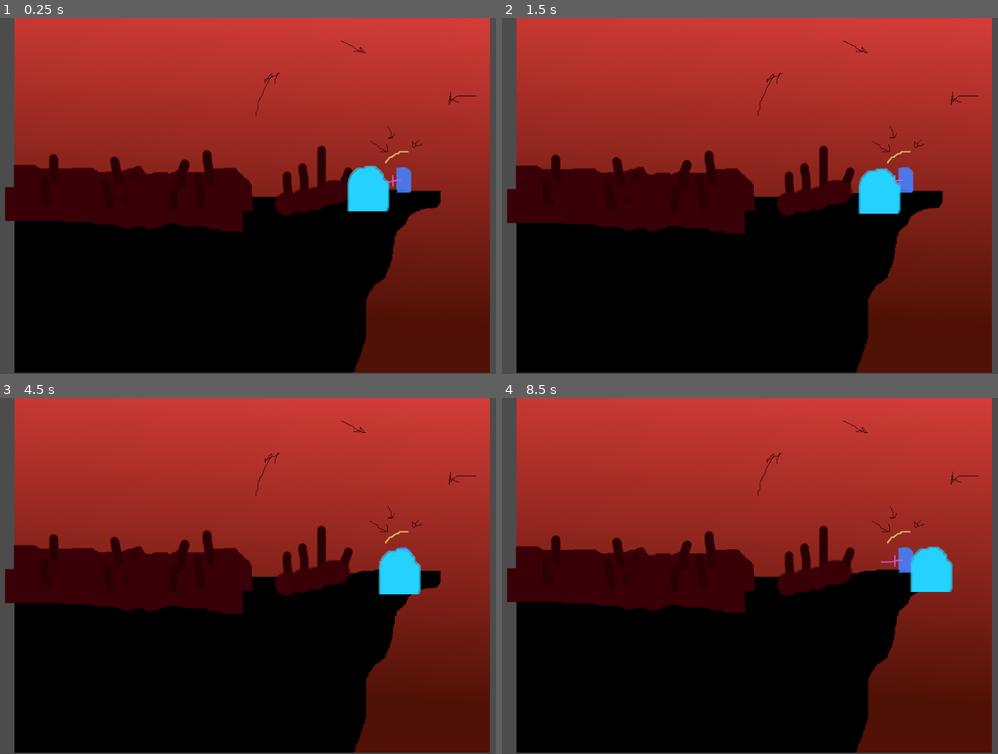
Above: before the commit, frames 1-4 (two rows, left to right).
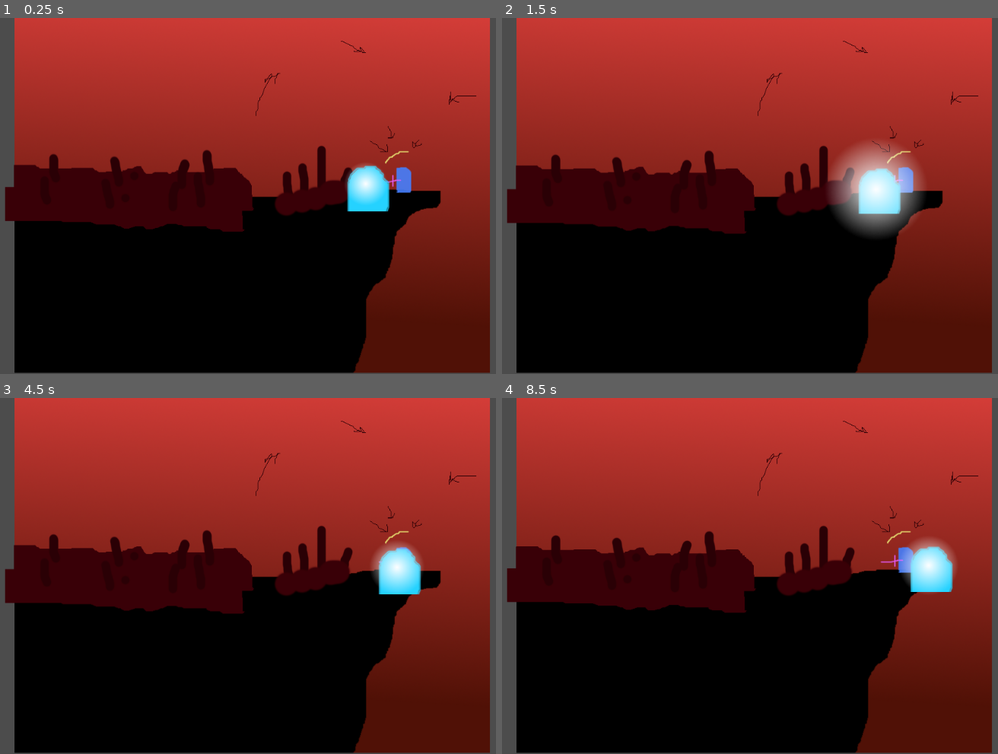
Above: after the commit, the same moments.

Repository: dannytaylor/ld50
Game: Godot game, scene res://300/Game.tscn
Two runs of this game, one before a commit and one after it. Both use one fixed random seed, a clock stepped at 60 frames per second and the inputs below.
Inputs (mouse positions are in pixels of both pictures, inside the frame that each line leads up to):
- Up to frame 1 (0.25 s): no input
- Up to frame 2 (1.5 s): tap Enter at 0.5 s; move the mouse to (869, 178) at 0.52 s; press the mouse at (869, 178) at 0.53 s; right-click (869, 178) at 0.8 s; move the mouse to (616, 213) at 1.27 s; release the mouse at (616, 213) at 1.28 s; right-click (616, 213) at 1.35 s
- Up to frame 3 (4.5 s): click (114, 593) at 1.55 s; move the mouse to (297, 497) at 2.02 s; press the mouse at (297, 497) at 2.03 s; right-click (297, 497) at 2.3 s; move the mouse to (203, 647) at 2.77 s; release the mouse at (203, 647) at 2.78 s; right-click (203, 647) at 2.85 s; click (203, 647) at 3.05 s; move the mouse to (416, 629) at 3.52 s; press the mouse at (416, 629) at 3.53 s; right-click (416, 629) at 3.8 s; move the mouse to (54, 522) at 4.27 s; release the mouse at (54, 522) at 4.28 s; right-click (54, 522) at 4.35 s
- Up to frame 4 (8.5 s): click (556, 522) at 4.55 s; move the mouse to (769, 576) at 5.02 s; press the mouse at (769, 576) at 5.03 s; right-click (769, 576) at 5.3 s; move the mouse to (645, 487) at 5.77 s; release the mouse at (645, 487) at 5.78 s; right-click (645, 487) at 5.85 s; click (645, 487) at 6.05 s; move the mouse to (869, 558) at 6.52 s; press the mouse at (869, 558) at 6.53 s; right-click (869, 558) at 6.8 s; move the mouse to (616, 593) at 7.27 s; release the mouse at (616, 593) at 7.28 s; right-click (616, 593) at 7.35 s; click (616, 593) at 7.55 s; move the mouse to (799, 497) at 8.02 s; press the mouse at (799, 497) at 8.03 s; right-click (799, 497) at 8.3 s

The runs differ from the first frame. In frame 1, 0.7% of the frame differs, in the area x 69-78%, y 41-52%; in frame 2, 3.8%, in the area x 65-85%, y 35-62%; in frame 3, 1.1%; in frame 4, 1.2%.

Commit message:
Adding special attack and stamina

Diff:
--- a/project/300/Game.tscn
+++ b/project/300/Game.tscn
@@ -9,6 +9,7 @@
 [ext_resource path="res://300/player.png" type="Texture" id=7]
 [ext_resource path="res://300/sword.png" type="Texture" id=8]
 [ext_resource path="res://300/Game.gd" type="Script" id=9]
+[ext_resource path="res://300/special.png" type="Texture" id=10]
 
 [sub_resource type="Curve2D" id=2]
 _data = {
@@ -24,6 +25,8 @@
 
 [sub_resource type="RectangleShape2D" id=4]
 extents = Vector2( 50, 10 )
+
+[sub_resource type="CircleShape2D" id=5]
 
 [node name="Game" type="Node2D"]
 script = ExtResource( 9 )
@@ -87,5 +90,20 @@
 position = Vector2( -56, 16 )
 shape = SubResource( 4 )
 
+[node name="Special" type="Area2D" parent="PlayerPath/Player"]
+collision_layer = 8
+collision_mask = 2
+monitoring = false
+monitorable = false
+
+[node name="CollisionShape2D" type="CollisionShape2D" parent="PlayerPath/Player/Special"]
+shape = SubResource( 5 )
+
+[node name="Sprite" type="Sprite" parent="PlayerPath/Player/Special"]
+texture = ExtResource( 10 )
+
+[node name="Tween" type="Tween" parent="PlayerPath/Player/Special"]
+
 [connection signal="area_entered" from="PlayerPath/Player/Hurtbox" to="PlayerPath/Player" method="_on_Hurtbox_area_entered"]
 [connection signal="area_entered" from="PlayerPath/Player/Sword" to="PlayerPath/Player" method="_on_Sword_area_entered"]
+[connection signal="area_entered" from="PlayerPath/Player/Special" to="PlayerPath/Player" method="_on_Special_area_entered"]
--- a/project/300/Player.gd
+++ b/project/300/Player.gd
@@ -5,9 +5,18 @@
 var speed = -1
 var direction = -1
 onready var timer = $Timer
-export(float) var attack_delay = 1
-export(float) var attack_duration = 0.25
-var cant_attack = false
+
+export(float) var max_stamina = 100
+var stamina = max_stamina
+var exhausted = false
+export(float) var attack_duration = 0.2
+export(float) var stamina_regen = 30  # Per second
+export(float) var attack_cost = 10
+var attack_lock = Mutex.new()
+
+export(float) var special_cost = 100
+export(Vector2) var special_size = Vector2(1, 3)
+export(float) var special_duration = 1
 
 onready var game = $"../../"
 
@@ -20,11 +29,23 @@
 	direction *= -1
 	speed = direction * ((randf() * (movespeed.y - movespeed.x)) + movespeed.x)
 
+func spend_stamina(amount):
+	stamina = max(0, stamina-amount)
+	if stamina == 0:
+		exhausted = true
+
 func attack():
 
-	if cant_attack:
+	# Eat some stamina
+	if exhausted:
 		return
-	cant_attack = true
+
+	spend_stamina(attack_cost)
+
+	# Only let one thread handle the attack, but we can exteend it!
+	if attack_lock.try_lock() == ERR_BUSY:
+		timer.time_left = attack_duration
+		return
 
 	#Spawn the sword and start a timer
 	$Sword.monitoring = true
@@ -32,23 +53,46 @@
 	timer.start(attack_duration)
 	yield(timer, "timeout")
 
+	# Attack is done
 	$Sword.monitoring = false
 	$Sword.visible = false
-	timer.start(attack_delay)
-	yield(timer, "timeout")
+	attack_lock.unlock()
 
-	cant_attack = false
+func special():
+
+	if exhausted:
+		return
+
+	spend_stamina(special_cost)
+
+	$Special.monitoring = true
+	$Special.visible = true
+	$Special/Tween.interpolate_property($Special, "scale", Vector2(special_size.x, special_size.x), Vector2(special_size.y, special_size.y), special_duration, Tween.TRANS_LINEAR, Tween.EASE_OUT)
+	$Special/Tween.start()
+	yield($Special/Tween, "tween_all_completed")
+
+	$Special.monitoring = false
+	$Special.visible = false
+
+
 
 # Called every frame. 'delta' is the elapsed time since the previous frame.
 func _process(delta):
+
+		# Recover stamina
+		stamina = min(stamina + stamina_regen*delta, max_stamina)
+		if exhausted and stamina == max_stamina:
+			exhausted = false
 
 		offset += speed * delta
 		if unit_offset >= 1 || unit_offset <= 0:
 			reset_speed()
 
-func _unhandled_key_input(event):
+func _unhandled_input(event):
 	if event.is_action_pressed("player_attack"):
 		attack()
+	elif event.is_action_pressed("player_special"):
+		special()
 
 
 func _on_Sword_area_entered(area):
@@ -59,3 +103,9 @@
 func _on_Hurtbox_area_entered(area):
 	print("You died")
 	game.playing = false
+
+
+func _on_Special_area_entered(area):
+	print("Nice special")
+	game.score += 1
+	area.get_parent().queue_free()
--- a/project/project.godot
+++ b/project/project.godot
@@ -27,6 +27,11 @@
 "deadzone": 0.5,
 "events": [  ]
 }
+player_special={
+"deadzone": 0.5,
+"events": [ Object(InputEventMouseButton,"resource_local_to_scene":false,"resource_name":"","device":0,"alt":false,"shift":false,"control":false,"meta":false,"command":false,"button_mask":0,"position":Vector2( 0, 0 ),"global_position":Vector2( 0, 0 ),"factor":1.0,"button_index":2,"pressed":false,"doubleclick":false,"script":null)
+ ]
+}
 
 [physics]
 
Not shown: 1 places in project/300/Game.tscn that only renumber resources
Binary file added: project/300/special.png
Not shown, added: project/300/special.png.import
